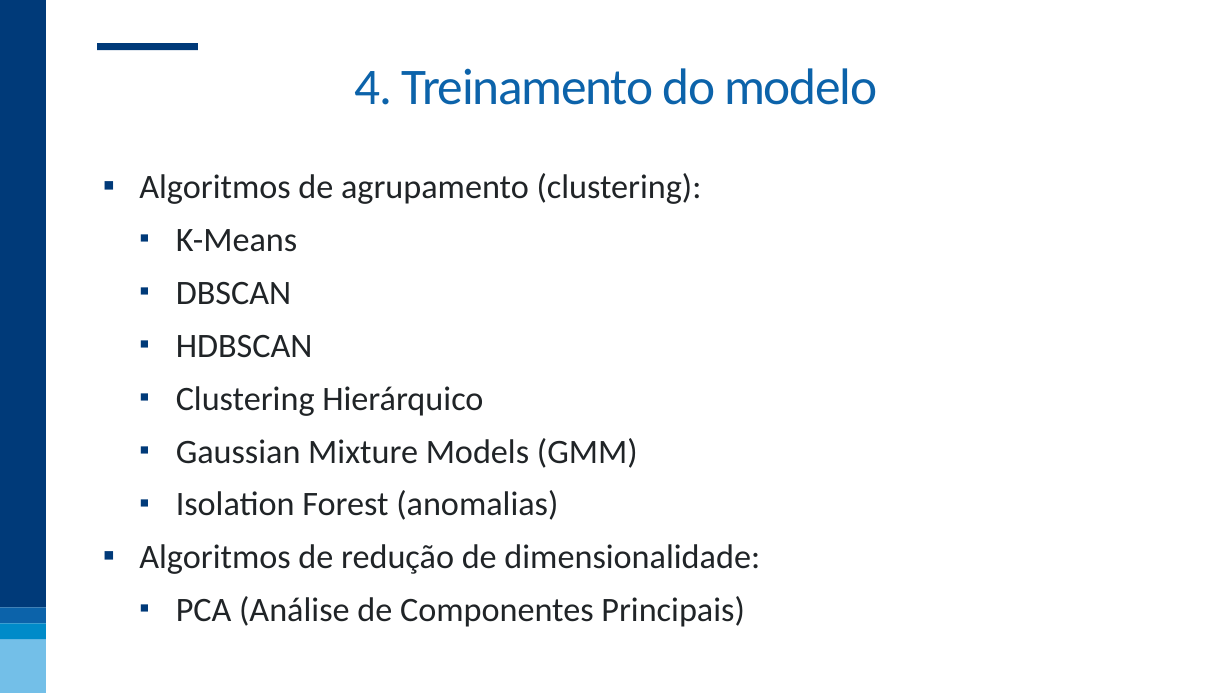
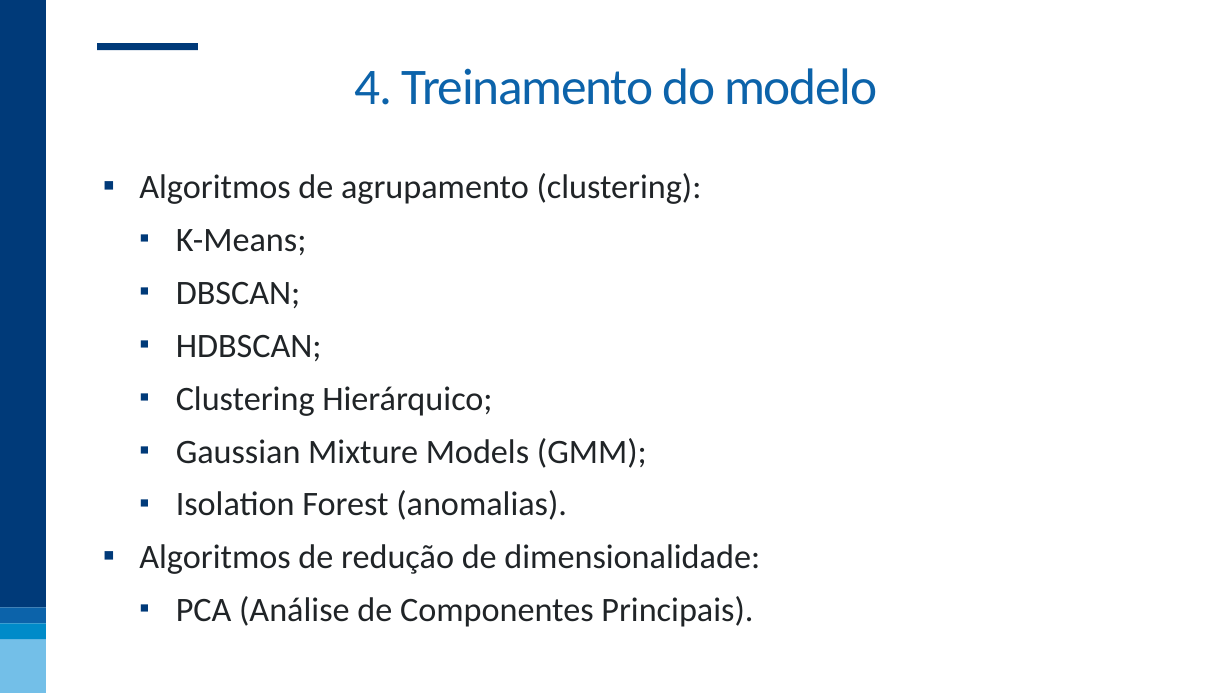
Before and after one commit to nogueira-cavalcante/fgv, a slide deck: slide 56 of MLOps e Versionamento/apresentações/MLOps e Versionamento.pptx. Drawn at 1232x693 pixels with LibreOffice and Linux fonts; fonts in the diff are those of the drawing; background and template pictures are left out. Boxes give left, top, right and bottom in pixels: in the first picture for what was removed or moved away, otherwise in the second. Text is boxed around its words. In the diff, an @@ line names an element or a change of style, - is before the commit and + after.

```diff
--- a/MLOps e Versionamento/apresentações/MLOps e Versionamento.pptx
+++ b/MLOps e Versionamento/apresentações/MLOps e Versionamento.pptx
@@ text at [176, 229, 647, 520]: text changed @@
-  ▪ K-Means
-  ▪ DBSCAN
-  ▪ HDBSCAN
-  ▪ Clustering Hierárquico
-  ▪ Gaussian Mixture Models (GMM)
-  ▪ Isolation Forest (anomalias)
+  ▪ K-Means;
+  ▪ DBSCAN;
+  ▪ HDBSCAN;
+  ▪ Clustering Hierárquico;
+  ▪ Gaussian Mixture Models (GMM);
+  ▪ Isolation Forest (anomalias).
@@ text at [176, 596, 753, 627]: text changed @@
-  ▪ PCA (Análise de Componentes Principais)
+  ▪ PCA (Análise de Componentes Principais).
```
Also in this commit, not shown: 13 other slides changed.
